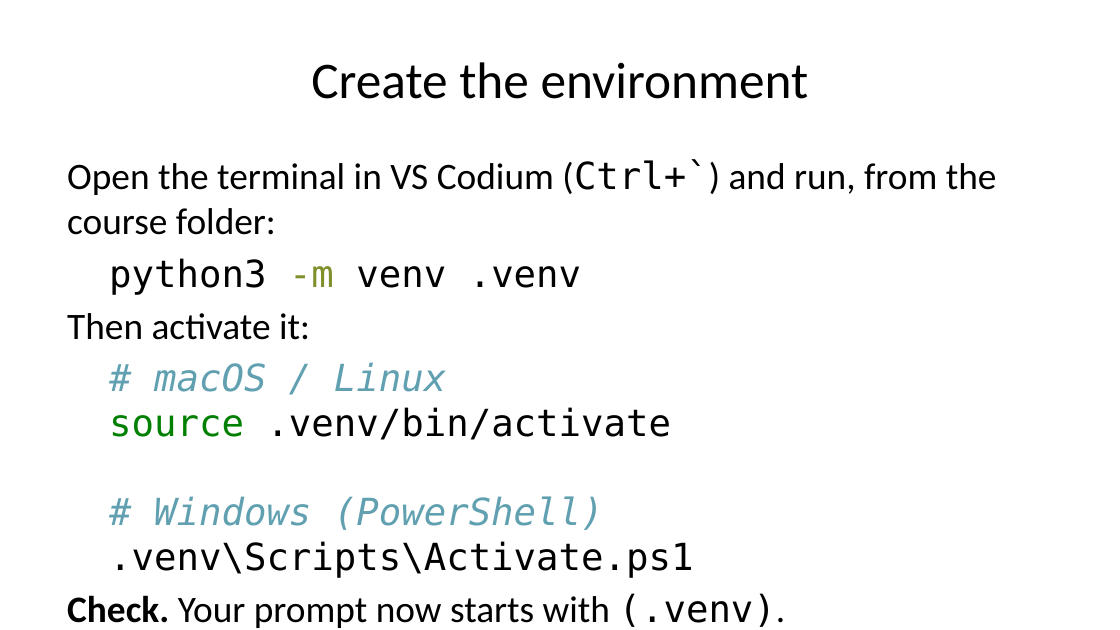
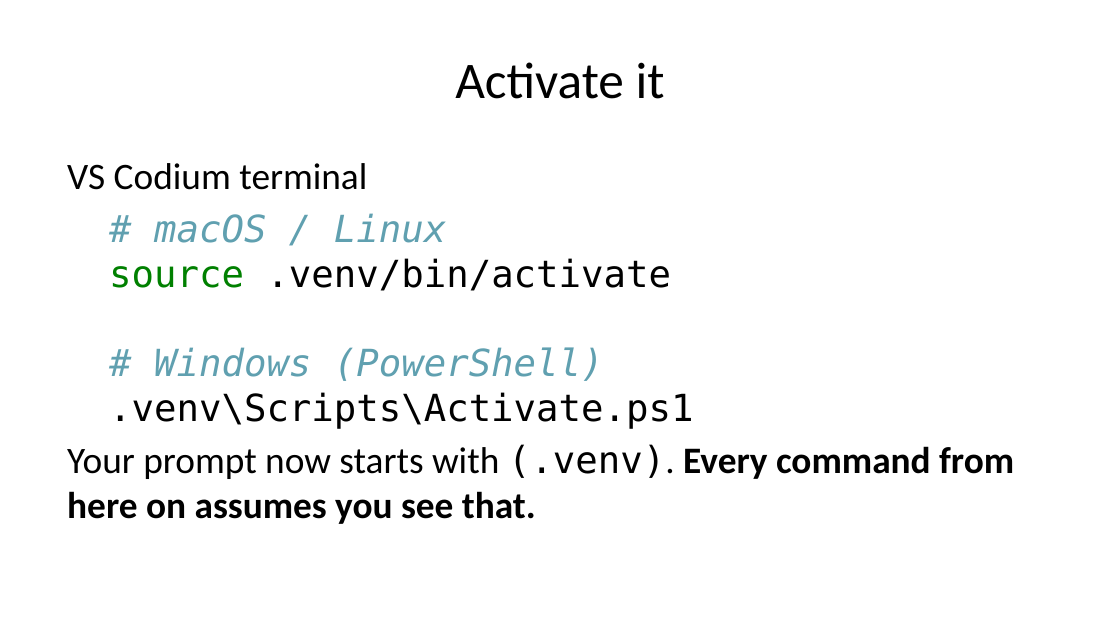
Before and after one commit to warint/quantitative-methods, a slide deck: slide 22 of 01-foundations-scenarios-and-tools/00-pre-session/slides-welcome-and-setup.pptx (slide 17 before the commit). Drawn at 1120x630 pixels with LibreOffice and Linux fonts; fonts in the diff are those of the drawing. Boxes give left, top, right and bottom in pixels: in the first picture for what was removed or moved away, otherwise in the second. Text is boxed around its words. In the diff, an @@ line names an element or a change of style, - is before the commit and + after.

```diff
--- a/01-foundations-scenarios-and-tools/00-pre-session/slides-welcome-and-setup.pptx
+++ b/01-foundations-scenarios-and-tools/00-pre-session/slides-welcome-and-setup.pptx
@@ title at (x1=455, y1=62, x2=665, y2=99): text changed @@
-Create the environment
+Activate it
@@ text at (x1=67, y1=163, x2=367, y2=190): text changed @@
-Open the terminal in VS Codium (Ctrl+`) and run, from the course folder:
-python3 -m venv .venv
-Then activate it:
+VS Codium terminal
@@ text at (x1=67, y1=444, x2=1014, y2=524): text changed; bold on @@
-Check. Your prompt now starts with (.venv).
+Your prompt now starts with (.venv). Every command from here on assumes you see that.
```
Also in this commit, not shown: 16 other slides changed, 11 slides added, 13 other files.
